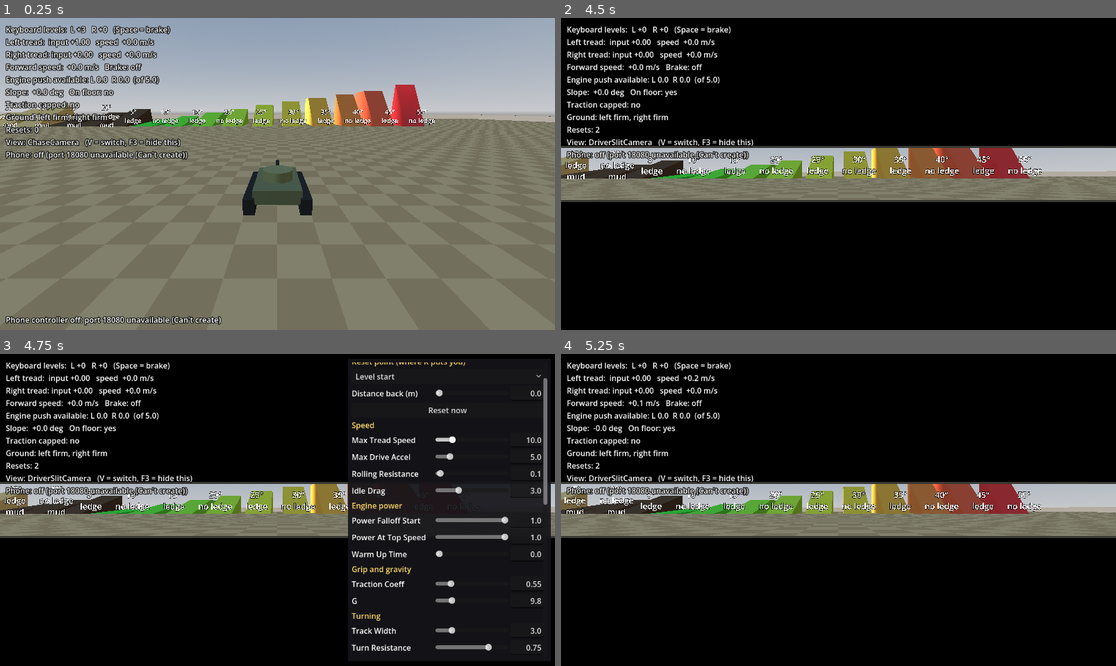
Above: before the commit, frames 1-4 (two rows, left to right).
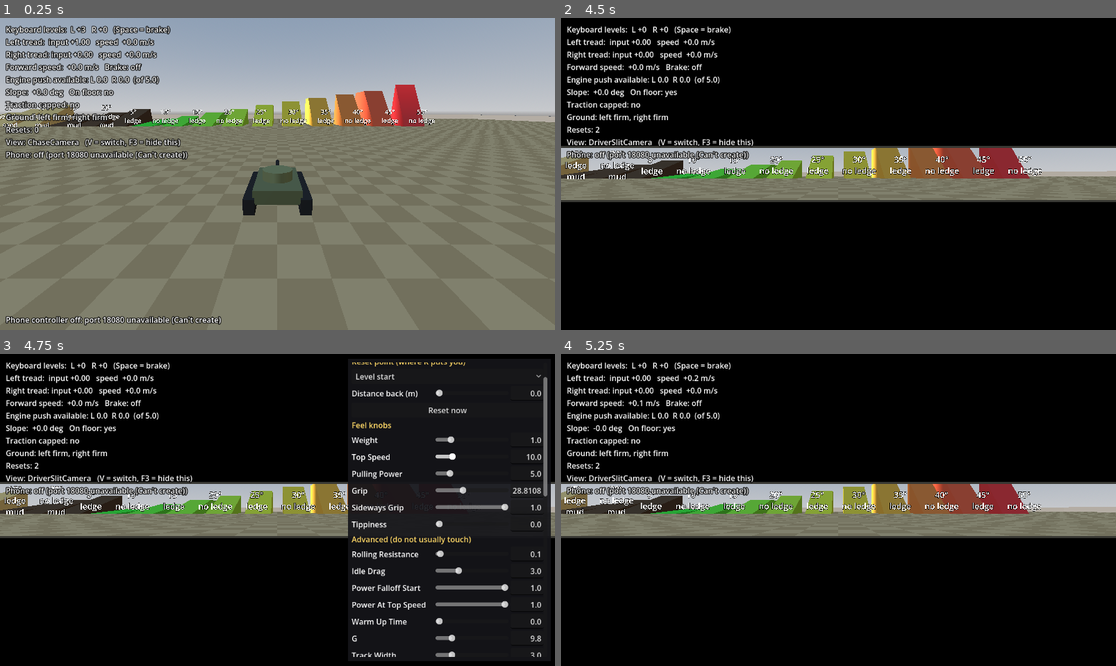
Above: after the commit, the same moments.

Repository: Kickpunch3r/tank-game
Game: Godot game, scene res://tests/test_runner.tscn
The game is run twice, just before and just after one commit, with the same random seed, the same clock (stepped at 60 frames per second) and the same inputs. This scene is started directly instead of the project's main scene.
Inputs (mouse positions are in pixels of both pictures, inside the frame that each line leads up to):
- Up to frame 1 (0.25 s): no input
- Up to frame 2 (4.5 s): move the mouse to (960, 158) at 0.52 s; hold Down (driver_right_back) 0.53-1.25 s; hold Space (driver_all_stop) 0.53-1.25 s; click (960, 158) at 0.67 s; drag from (727, 189) to (810, 236) at 1.27 s; move the mouse to (894, 105) at 2.02 s; hold Down (driver_right_back) 2.03-2.75 s; hold V (view_toggle) 2.03-2.75 s; drag from (810, 236) to (672, 127) at 2.77 s; move the mouse to (1005, 220) at 3.52 s; hold S (driver_left_back) 3.53-4.25 s; hold Space (driver_all_stop) 3.53-4.25 s; drag from (672, 127) to (755, 96) at 4.27 s
- Up to frame 3 (4.75 s): no input
- Up to frame 4 (5.25 s): click "Reset to saved" at 5 s

Frames 1-2 are identical in both runs. In frame 3, 4.3% of the frame differs, in the area x 63-99%, y 7-98%; in frame 4, nothing differs.

Commit message:
Kinematic tuning milestone 1: six feel knobs
TankTuning now starts with the six feel knobs (weight, top_speed,
pulling_power, grip in degrees, sideways_grip, tippiness); every other
value moves to an "Advanced" group unchanged. top_speed, pulling_power /
weight and tan(grip) replace max_tread_speed, max_drive_accel and
traction_coeff, whose old names still work in code.

New TankFeel resource (six knobs only) for presets shared by both tanks.
The Tab panel takes its tank rows from TankTuning.panel_settings() and
can rebuild itself from the current values.

Default parity: the full test report is identical to main.
138 of 138 checks pass.

Co-Authored-By: Claude Opus 5.5 <noreply@anthropic.com>
Claude-Session: https://claude.ai/code/session_01Pm55gMUn29kyQtMtoJuZst

Diff:
--- /dev/null
+++ b/scripts/tank_feel.gd
@@ -0,0 +1,66 @@
+class_name TankFeel
+extends Resource
+## A feel preset: just the six feel knobs, with no tank-specific values.
+## The same preset file works for the kinematic tank (TankTuning) and the
+## physics tank, so "heavy" means the same thing in both.
+##
+## Applying a preset copies these six values onto a tank's tuning (in memory
+## only, like the Tab panel). Everything else in that tuning stays as it was.
+
+## The six knobs, by name. Every tank tuning resource has a value with each
+## of these names, meaning the same thing.
+const KNOB_NAMES: Array[StringName] = [
+	&"weight", &"top_speed", &"pulling_power", &"grip", &"sideways_grip", &"tippiness",
+]
+
+## Name shown in the HUD, e.g. "Heavy".
+@export var display_name: String = ""
+
+## How heavy the tank feels. 1 = the normal tank, 2 = twice as heavy.
+@export_range(0.1, 10.0, 0.05, "or_greater") var weight: float = 1.0
+
+## Top speed of each tread, in metres per second (10 m/s is 36 km/h).
+@export_range(0.0, 50.0, 0.5, "or_greater") var top_speed: float = 10.0
+
+## How hard the treads push, in metres per second per second for a tank of
+## weight 1 (a heavier tank speeds up and brakes more slowly).
+@export_range(0.0, 30.0, 0.1, "or_greater") var pulling_power: float = 5.0
+
+## The steepest slope the treads can hold, in degrees.
+@export_range(0.0, 80.0, 0.01) var grip: float = 28.8108
+
+## How much the tank resists sliding sideways in turns: 1 = not at all
+## (rails), lower = more drift.
+@export_range(0.0, 1.0, 0.01) var sideways_grip: float = 1.0
+
+## How tippy the tank is, from 0 (rigid, stable) to 1 (very swaying).
+@export_range(0.0, 1.0, 0.01) var tippiness: float = 0.0
+
+
+## Copy the six knobs onto a tank's tuning resource.
+func apply_to(tuning: Resource) -> void:
+	for knob: StringName in KNOB_NAMES:
+		tuning.set(knob, get(knob))
+
+
+## How fast a sideways slide fades away, in "per second" (higher = shorter
+## slide), for a sideways_grip value. Shared by both tanks so the knob reads
+## the same. 1 = no slide at all (INF).
+static func slide_decay_rate(sideways_grip_value: float, decay_scale: float) -> float:
+	if sideways_grip_value >= 1.0:
+		return INF
+	var grip_fraction: float = clampf(sideways_grip_value, 0.0, 1.0)
+	# 0.5 -> decay_scale; towards 1 -> very fast; towards 0 -> only the floor.
+	return SLIDE_DECAY_FLOOR + decay_scale * grip_fraction / (1.0 - grip_fraction)
+
+
+## Even with sideways_grip at 0, a slide fades at least this fast (per second),
+## so the tank never drifts forever.
+const SLIDE_DECAY_FLOOR: float = 0.3
+
+
+## One row for the Tab panel (see TankTuning.panel_settings()).
+static func panel_row(group: String, property: StringName, slider_min: float, slider_max: float,
+		step: float, hard_min: float = 0.0, hard_max: float = INF) -> Dictionary:
+	return {"group": group, "property": property, "min": slider_min, "max": slider_max,
+			"step": step, "hard_min": hard_min, "hard_max": hard_max}
--- a/scripts/tank_tread.gd
+++ b/scripts/tank_tread.gd
@@ -5,7 +5,7 @@
 ##
 ## Each physics frame the tread is in one of three states:
 ## - Braking (brake held): pushes against its motion to stop and hold still,
-##   even on slopes, as hard as max_drive_accel and its grip allow.
+##   even on slopes, as hard as max_drive_accel (pulling_power / weight) and its grip allow.
 ## - Idling (lever at 0): the engine doesn't push, and the tread is held back
 ##   by idle_drag (plus rolling resistance and terrain drag), so it slows by
 ##   itself. Slopes steeper than the drag can resist still pull it.
@@ -33,13 +33,13 @@
 ## the tank is turning (1 = driving straight; see Tank, turn scrub).
 func update(input: float, slope: float, tuning: TankTuning, delta: float,
 		terrain: TerrainType = null, braking: bool = false, turn_hold: float = 1.0) -> void:
-	var grip: float = 1.0
+	var terrain_grip: float = 1.0
 	var drag: float = 0.0
-	var top_speed: float = 1.0
+	var terrain_top_speed: float = 1.0
 	if terrain != null:
-		grip = terrain.grip
+		terrain_grip = terrain.grip
 		drag = terrain.drag
-		top_speed = terrain.top_speed
+		terrain_top_speed = terrain.top_speed
 
 	# Gravity pulls the tread back down the slope.
 	var gravity_accel: float = -tuning.g * sin(slope)
@@ -47,7 +47,7 @@
 	traction_capped = false
 
 	if braking or input != 0.0:
-		var target_speed: float = 0.0 if braking else input * tuning.max_tread_speed * top_speed * turn_hold
+		var target_speed: float = 0.0 if braking else input * tuning.top_speed * terrain_top_speed * turn_hold
 		# The push needed to reach the target speed this frame, including
 		# holding against gravity (so the brake holds the tank on slopes).
 		var wanted_accel: float = (target_speed - speed) / delta - gravity_accel
@@ -62,7 +62,9 @@
 			drive_accel = _apply_warm_up(drive_accel, input, tuning, delta)
 
 		# Grip cap: on steeper ground the treads press down less, so they grip less.
-		var grip_limit: float = tuning.traction_coeff * grip * tuning.g * cos(slope)
+		# traction_coeff is tan(grip angle), so the cap equals gravity's pull
+		# exactly on a slope as steep as the grip angle.
+		var grip_limit: float = tuning.traction_coeff * terrain_grip * tuning.g * cos(slope)
 		traction_capped = absf(drive_accel) > grip_limit
 		if traction_capped:
 			drive_accel = signf(drive_accel) * grip_limit
@@ -103,9 +105,9 @@
 ## Full up to power_falloff_start of top speed, then fading in a straight line
 ## to power_at_top_speed at top speed.
 static func engine_pull(current_speed: float, tuning: TankTuning) -> float:
-	if tuning.power_falloff_start >= 1.0 or tuning.max_tread_speed <= 0.0:
+	if tuning.power_falloff_start >= 1.0 or tuning.top_speed <= 0.0:
 		return 1.0
-	var fraction_of_top: float = current_speed / tuning.max_tread_speed
+	var fraction_of_top: float = current_speed / tuning.top_speed
 	if fraction_of_top <= tuning.power_falloff_start:
 		return 1.0
 	var fade: float = (fraction_of_top - tuning.power_falloff_start) / (1.0 - tuning.power_falloff_start)
--- a/scripts/tank_tuning.gd
+++ b/scripts/tank_tuning.gd
@@ -1,36 +1,63 @@
 class_name TankTuning
 extends Resource
-## Every number that changes how the tank drives, in one place.
+## Every number that changes how the kinematic tank drives, in one place.
 ## Edit them by clicking tuning/tank_tuning.tres and changing values in the Inspector.
 ##
-## How slopes come out of these numbers: the tank can only hold a slope if its
-## grip (traction_coeff) is at least tan(slope angle). With traction_coeff 0.55
-## that limit is about 29 degrees. Steeper than that, it can only climb by
-## arriving fast and coasting up before gravity stops it.
-
-@export_group("Speed")
+## The first six are the feel knobs: the ones you are expected to change. They
+## have the same names and meanings as the physics tank's, and the presets in
+## tuning/presets/ set just these six. Everything under "Advanced" was tuned
+## once and usually stays as it is.
+##
+## How slopes come out of these numbers: the tank can only hold a slope up to
+## its `grip` angle (28.8 degrees by default). Steeper than that, it can only
+## climb by arriving fast and coasting up before gravity stops it.
+
+@export_group("Feel knobs")
+## How heavy the tank feels. 1 = the normal tank, 2 = twice as heavy.
+## Heavier = slower to speed up, brake and turn, coasts further when idling,
+## and the hull picture follows the ground more lazily.
+@export_range(0.1, 10.0, 0.05, "or_greater") var weight: float = 1.0
+
 ## Top speed of each tread, in metres per second (10 m/s is 36 km/h).
-@export var max_tread_speed: float = 10.0
-
-## The hardest each tread's engine can push, in metres per second, per second.
-## Higher = quicker to speed up and better at climbing, until grip runs out.
-@export var max_drive_accel: float = 5.0
-
+## Also sets how far a run-up carries the tank up a steep slope.
+@export_range(0.0, 50.0, 0.5, "or_greater") var top_speed: float = 10.0
+
+## How hard the treads push, in metres per second per second, for a tank of
+## weight 1. The real push is pulling_power / weight. It is also the brake's
+## strength. Higher = quicker take-off and better climbing, until grip runs out.
+@export_range(0.0, 30.0, 0.1, "or_greater") var pulling_power: float = 5.0
+
+## The steepest slope the treads can hold, in degrees. Below it the tank can
+## stop and hold (with the brake) and, with enough pulling power, climb from a
+## standstill. Above it, only a run-up gets it up. 28.8 is the original grip.
+@export_range(0.0, 80.0, 0.01) var grip: float = 28.8108
+
+## How much the tank resists sliding sideways when turning at speed.
+## 1 = no slide at all (on rails). Lower = part of the speed carries on in the
+## old direction and fades away: 0.5 a short drift, 0.2 a long one.
+@export_range(0.0, 1.0, 0.01) var sideways_grip: float = 1.0
+
+## How much the hull picture sways, from 0 (rigid) to 1 (very swaying): it
+## rocks back when speeding up, dips forward when braking and leans out in
+## turns. Looks only: it never changes where the tank goes or the cameras.
+@export_range(0.0, 1.0, 0.01) var tippiness: float = 0.0
+
+@export_group("Advanced (do not usually touch)")
 ## Speed each tread loses to friction, in metres per second, per second.
 ## Small. It only matters when nothing else is slowing the tank.
 @export var rolling_resistance: float = 0.1
 
 ## How hard a tread at level 0 resists rolling, in metres per second lost
-## each second: the idling engine and gearbox hold it back. So with one lever
-## at 0 the tank swings round that tread, and with both at 0 it comes to a
-## stop by itself (3 = about 3.3 s from 10 m/s). Unlike the brake, it can't
-## hold the tank on slopes steeper than about atan(idle_drag / g) (18° at 3).
+## each second, for a tank of weight 1 (the real drag is idle_drag / weight):
+## the idling engine and gearbox hold it back. So with one lever at 0 the tank
+## swings round that tread, and with both at 0 it comes to a stop by itself
+## (3 = about 3.3 s from 10 m/s). Unlike the brake, it can't hold the tank on
+## slopes steeper than about atan(idle_drag / g) (18° at 3).
 @export var idle_drag: float = 3.0
 
-@export_group("Engine power")
 ## Where the engine starts to run out of pull, as a fraction of top speed.
-## Below this speed the treads push at full strength (max_drive_accel); above
-## it the push fades toward power_at_top_speed. 1 = never fades (no limit).
+## Below this speed the treads push at full strength; above it the push fades
+## toward power_at_top_speed. 1 = never fades (no limit).
 ## Example: 0.5 = full pull up to 5 m/s, then weaker. Only affects speeding up,
 ## never braking, and slow climbing below this speed is unchanged.
 @export_range(0.0, 1.0) var power_falloff_start: float = 1.0
@@ -47,22 +74,16 @@
 ## Braking is never delayed.
 @export var warm_up_time: float = 0.0
 
-@export_group("Grip and gravity")
-## How well the treads grip the ground. 0 = ice, 1 = very grippy.
-## The tank's push is capped at traction_coeff x g x cos(slope), so grip also
-## sets the steepest slope the tank can sit on without sliding back.
-@export var traction_coeff: float = 0.55
-
 ## Gravity, in metres per second, per second. Earth is 9.8.
 @export var g: float = 9.8
 
-@export_group("Turning")
 ## Distance between the two treads, in metres. Wider = turns more slowly
 ## for the same difference in tread speed.
 @export var track_width: float = 3.0
 
-## How much turning is held back, from 0 (turns freely) to 1 (cannot turn).
-## Raise it to make spinning in place feel heavier.
+## How much turning is held back, from 0 (turns freely) to 1 (cannot turn),
+## for a tank of weight 1. A heavier tank turns more slowly still: what is
+## left is divided by weight.
 @export_range(0.0, 1.0) var turn_resistance: float = 0.75
 
 ## How much turning holds the tank back: the treads scrape sideways over the
@@ -73,7 +94,10 @@
 ## spinning on the spot is slow and heavy.
 @export var turn_scrub: float = 2.0
 
-@export_group("Air and landing")
+## How quickly a sideways slide fades at sideways_grip 0.5, per second.
+## Other sideways_grip values are worked out from it (see TankFeel).
+@export var slide_decay_scale: float = 3.0
+
 ## Gravity in the air, as a multiple of g. Only affects jumps and falls, not
 ## slopes. Below 1 = more hang time and floatier jumps; above 1 = heavier.
 @export_range(0.1, 3.0) var air_gravity_scale: float = 1.0
@@ -88,7 +112,94 @@
 ## proportionally less.
 @export_range(0.0, 1.0) var landing_speed_loss: float = 0.0
 
-@export_group("Looks")
-## How quickly the hull tilts to match the ground. Higher = snappier,
-## lower = smoother and floatier. Only affects the picture, not the driving.
+## How quickly the hull tilts to match the ground, for a tank of weight 1
+## (divided by weight). Higher = snappier, lower = smoother and floatier.
+## Only affects the picture, not the driving.
 @export var tilt_smoothing: float = 8.0
+
+## How far the hull sways at tippiness 1, in degrees per (metre per second
+## per second) of speeding up, braking or turning. Looks only.
+@export var sway_degrees_per_accel: float = 1.5
+
+
+# --- Worked out from the knobs (read-only in practice) ---------------------
+# The older names below are kept so code and notes that use them still work.
+# Setting one sets the knob it comes from.
+
+## Top speed of each tread (the top_speed knob).
+var max_tread_speed: float:
+	get:
+		return top_speed
+	set(value):
+		top_speed = value
+
+## The hardest each tread can push (and brake), in m/s per second:
+## pulling_power / weight.
+var max_drive_accel: float:
+	get:
+		return pulling_power / maxf(weight, 0.01)
+	set(value):
+		pulling_power = value * weight
+
+## Grip as a friction number: tan(grip angle). 0.55 = about 28.8 degrees.
+var traction_coeff: float:
+	get:
+		return tan(deg_to_rad(clampf(grip, 0.0, 89.0)))
+	set(value):
+		grip = rad_to_deg(atan(value))
+
+
+## Drag on a tread at level 0, after weight: idle_drag / weight.
+func effective_idle_drag() -> float:
+	return idle_drag / maxf(weight, 0.01)
+
+
+## What is left of the turn after turn resistance and weight (1 = turns freely).
+func turn_factor() -> float:
+	return (1.0 - turn_resistance) / maxf(weight, 0.01)
+
+
+## How quickly the hull picture follows the ground, after weight.
+func effective_tilt_smoothing() -> float:
+	return tilt_smoothing / maxf(weight, 0.01)
+
+
+## How fast a sideways slide fades, per second (INF = no slide).
+func slide_decay_rate() -> float:
+	return TankFeel.slide_decay_rate(sideways_grip, slide_decay_scale)
+
+
+## The rows the Tab panel shows for this tuning, knobs first. Each row: group
+## heading, value name, slider range and step (a comfortable dragging range:
+## typed values can go past it), then hard limits only where the maths breaks.
+func panel_settings() -> Array[Dictionary]:
+	var knobs: String = "Feel knobs"
+	var advanced: String = "Advanced (do not usually touch)"
+	return [
+		# Weight divides things, so it can't be 0.
+		TankFeel.panel_row(knobs, &"weight", 0.1, 5.0, 0.05, 0.1),
+		TankFeel.panel_row(knobs, &"top_speed", 0.0, 50.0, 0.5, 0.1),
+		TankFeel.panel_row(knobs, &"pulling_power", 0.0, 30.0, 0.1),
+		# tan() of the angle: 90 degrees would be infinite grip.
+		TankFeel.panel_row(knobs, &"grip", 0.0, 80.0, 0.5, 0.0, 89.0),
+		TankFeel.panel_row(knobs, &"sideways_grip", 0.0, 1.0, 0.01, 0.0, 1.0),
+		TankFeel.panel_row(knobs, &"tippiness", 0.0, 1.0, 0.01),
+		TankFeel.panel_row(advanced, &"rolling_resistance", 0.0, 5.0, 0.05),
+		TankFeel.panel_row(advanced, &"idle_drag", 0.0, 10.0, 0.1),
+		# Fractions of top speed / of full pull: only 0 to 1 make sense.
+		TankFeel.panel_row(advanced, &"power_falloff_start", 0.0, 1.0, 0.05, 0.0, 1.0),
+		TankFeel.panel_row(advanced, &"power_at_top_speed", 0.0, 1.0, 0.05, 0.0, 1.0),
+		TankFeel.panel_row(advanced, &"warm_up_time", 0.0, 2.0, 0.05),
+		TankFeel.panel_row(advanced, &"g", 0.0, 50.0, 0.1),
+		TankFeel.panel_row(advanced, &"track_width", 0.1, 15.0, 0.1, 0.1),
+		# Above 1 the tank would turn the wrong way.
+		TankFeel.panel_row(advanced, &"turn_resistance", 0.0, 1.0, 0.01, 0.0, 1.0),
+		TankFeel.panel_row(advanced, &"turn_scrub", 0.0, 6.0, 0.1),
+		TankFeel.panel_row(advanced, &"slide_decay_scale", 0.0, 20.0, 0.1),
+		TankFeel.panel_row(advanced, &"air_gravity_scale", 0.0, 5.0, 0.05),
+		TankFeel.panel_row(advanced, &"nose_dip", 0.0, 2.0, 0.05),
+		# Above 1 a landing would reverse the treads.
+		TankFeel.panel_row(advanced, &"landing_speed_loss", 0.0, 1.0, 0.05, 0.0, 1.0),
+		TankFeel.panel_row(advanced, &"tilt_smoothing", 0.0, 60.0, 0.5),
+		TankFeel.panel_row(advanced, &"sway_degrees_per_accel", 0.0, 10.0, 0.1),
+	]
--- a/scripts/terrain_type.gd
+++ b/scripts/terrain_type.gd
@@ -10,7 +10,8 @@
 ## Colour of the ground patch (until there is real art).
 @export var colour: Color = Color(0.5, 0.5, 0.5)
 
-## Grip, as a multiple of the tank's traction_coeff. Below 1 = slippier:
+## Grip, as a multiple of the tank's grip (multiplies tan of the tank's grip
+## angle, its traction_coeff; e.g. 0.7 on a 28.8° tank = about 21°). Below 1 = slippier:
 ## steeper slopes can't be held or climbed, and pushing hard spins the tread.
 @export_range(0.0, 2.0) var grip: float = 1.0
 
@@ -18,7 +19,8 @@
 ## High = the tread bogs down: hard to keep speed, stops quickly when let go.
 @export_range(0.0, 10.0) var drag: float = 0.0
 
-## Top speed on this ground, as a multiple of the tank's max_tread_speed.
+## Top speed on this ground, as a MULTIPLE of the tank's top_speed knob
+## (which is in metres per second): 0.5 = half the tank's top speed.
 @export_range(0.1, 1.5) var top_speed: float = 1.0
 
 ## How far the tank sinks into this ground, in metres. Only the picture
--- a/scripts/tuning_panel.gd
+++ b/scripts/tuning_panel.gd
@@ -34,6 +34,9 @@
 var _distance_slider: HSlider
 var _distance_field: LineEdit
 var _copy_button: Button
+var _panel: PanelContainer
+# Value at the start of the game, by target and property (see _saved_key).
+var _saved_values: Dictionary = {}
 
 
 func _ready() -> void:
@@ -41,6 +44,31 @@
 	visible = false
 	_define_settings()
 	_build_panel()
+
+
+## Build the panel again from the current values, e.g. after a preset switch
+## or after changing tank. Keeps it open or closed, scrolled and with the same
+## reset point.
+func rebuild() -> void:
+	_stop_typing()
+	var scroll_position: int = 0
+	var scrolls: Array[Node] = _panel.find_children("*", "ScrollContainer", true, false)
+	if not scrolls.is_empty():
+		scroll_position = (scrolls[0] as ScrollContainer).scroll_vertical
+	var ramp_item: int = _ramp_choice.selected
+	var distance: float = _distance_slider.value
+	remove_child(_panel)
+	_panel.queue_free()
+	_sliders.clear()
+	_value_fields.clear()
+	_reset_choices.clear()
+	_define_settings()
+	_build_panel()
+	_ramp_choice.select(ramp_item)
+	_distance_slider.set_value_no_signal(distance)
+	_apply_reset_point()
+	var new_scroll := _panel.find_children("*", "ScrollContainer", true, false)[0] as ScrollContainer
+	new_scroll.set_deferred(&"scroll_vertical", scroll_position)
 
 
 ## Runs before the panel's own controls see the event, so Tab always opens and
@@ -70,29 +98,13 @@
 # --- What can be changed ---------------------------------------------------
 
 func _define_settings() -> void:
-	var tuning: TankTuning = tank.tuning
+	_settings.clear()
+	# The tank's own tuning lists its rows (feel knobs first, then advanced).
+	for row: Dictionary in tank.tuning.panel_settings():
+		_add_setting(row.group, tank.tuning, row.property, row.min, row.max, row.step, row.hard_min, row.hard_max)
 	var slit: DriverSlitCamera = tank.get_node(^"Visual/Hull/DriverSlitCamera")
 	# Slider range first (just a comfortable dragging range: typed values can
 	# go past it), then hard limits only where other values break the maths.
-	_add_setting("Speed", tuning, &"max_tread_speed", 0.0, 50.0, 0.5, 0.1)
-	_add_setting("Speed", tuning, &"max_drive_accel", 0.0, 30.0, 0.1)
-	_add_setting("Speed", tuning, &"rolling_resistance", 0.0, 5.0, 0.05)
-	_add_setting("Speed", tuning, &"idle_drag", 0.0, 10.0, 0.1)
-	# Fractions of top speed / of full pull: only 0 to 1 make sense.
-	_add_setting("Engine power", tuning, &"power_falloff_start", 0.0, 1.0, 0.05, 0.0, 1.0)
-	_add_setting("Engine power", tuning, &"power_at_top_speed", 0.0, 1.0, 0.05, 0.0, 1.0)
-	_add_setting("Engine power", tuning, &"warm_up_time", 0.0, 2.0, 0.05)
-	_add_setting("Grip and gravity", tuning, &"traction_coeff", 0.0, 3.0, 0.01)
-	_add_setting("Grip and gravity", tuning, &"g", 0.0, 50.0, 0.1)
-	_add_setting("Turning", tuning, &"track_width", 0.1, 15.0, 0.1, 0.1)
-	# Above 1 the tank would turn the wrong way.
-	_add_setting("Turning", tuning, &"turn_resistance", 0.0, 1.0, 0.01, 0.0, 1.0)
-	_add_setting("Turning", tuning, &"turn_scrub", 0.0, 6.0, 0.1)
-	_add_setting("Air and landing", tuning, &"air_gravity_scale", 0.0, 5.0, 0.05)
-	_add_setting("Air and landing", tuning, &"nose_dip", 0.0, 2.0, 0.05)
-	# Above 1 a landing would reverse the treads.
-	_add_setting("Air and landing", tuning, &"landing_speed_loss", 0.0, 1.0, 0.05, 0.0, 1.0)
-	_add_setting("Air and landing", tuning, &"tilt_smoothing", 0.0, 60.0, 0.5)
 	_add_setting("Chase camera", chase_camera, &"follow_distance", 0.0, 100.0, 0.5)
 	_add_setting("Chase camera", chase_camera, &"follow_height", -10.0, 60.0, 0.5, -INF)
 	_add_setting("Chase camera", chase_camera, &"look_height", -10.0, 20.0, 0.1, -INF)
@@ -137,6 +149,11 @@
 		slider_min: float, slider_max: float, step: float,
 		hard_min: float = 0.0, hard_max: float = INF) -> void:
 	var value: float = target.get(property)
+	# "Reset to saved" goes back to the value at the very start, even after
+	# the panel was rebuilt (e.g. after a preset switch).
+	var key: String = _saved_key(target, property)
+	if not _saved_values.has(key):
+		_saved_values[key] = value
 	_settings.append({
 		"group": group,
 		"target": target,
@@ -147,14 +164,19 @@
 		"step": step,
 		"hard_min": hard_min,
 		"hard_max": hard_max,
-		"saved": value,
+		"saved": _saved_values[key],
 	})
+
+
+func _saved_key(target: Object, property: StringName) -> String:
+	return "%d/%s" % [target.get_instance_id(), property]
 
 
 # --- Building the panel ----------------------------------------------------
 
 func _build_panel() -> void:
 	var panel := PanelContainer.new()
+	_panel = panel
 	panel.name = "Panel"
 	panel.anchor_left = 1.0
 	panel.anchor_right = 1.0
@@ -366,7 +388,8 @@
 
 func _place_name(target: Object) -> String:
 	if target is TankTuning:
-		return "tuning/tank_tuning.tres"
+		var path: String = (target as Resource).resource_path
+		return path.trim_prefix("res://") if not path.is_empty() else "tuning/tank_tuning.tres"
 	if target is ChaseCamera:
 		return "ChaseCamera node in scenes/test_course.tscn"
 	if target is DriverSlitCamera:
--- a/tests/panel_tests.gd
+++ b/tests/panel_tests.gd
@@ -28,7 +28,7 @@
 	await _tap_key(KEY_TAB)
 	report.check("Tab again closes it", not panel.visible)
 
-	panel.set_setting(&"max_tread_speed", 15.0)
+	panel.set_setting(&"top_speed", 15.0)
 	report.check("Moving a slider changes the tank's tuning", is_equal_approx(tank.tuning.max_tread_speed, 15.0))
 	var slit: DriverSlitCamera = tank.get_node(^"Visual/Hull/DriverSlitCamera")
 	panel.set_setting(&"slit_height", 0.3)
@@ -38,7 +38,7 @@
 			"mask top ends at %.2f of the screen" % mask_top.anchor_bottom)
 	var text: String = panel.values_text()
 	report.check("Copy values text lists current numbers and where they go",
-			text.contains("# tuning/tank_tuning.tres") and text.contains("max_tread_speed = 15")
+			text.contains("# tuning/tank_tuning.tres") and text.contains("top_speed = 15")
 			and text.contains("slit_height = 0.3"))
 	panel._on_reset_to_saved_pressed()
 	report.check("Reset to saved puts values back",
@@ -69,7 +69,7 @@
 func _wheel_and_typing_tests(panel: TuningPanel, tank: Tank) -> void:
 	panel.visible = true
 	await runner.wait_physics_frames(2)
-	var controls: Dictionary = panel.controls_for(&"max_tread_speed")
+	var controls: Dictionary = panel.controls_for(&"top_speed")
 	var slider: HSlider = controls.slider
 	var field: LineEdit = controls.field
 	var scroll: ScrollContainer = panel.find_children("*", "ScrollContainer", true, false)[0]
--- a/tuning/tank_tuning.tres
+++ b/tuning/tank_tuning.tres
@@ -4,10 +4,13 @@
 
 [resource]
 script = ExtResource("1_tuning")
-max_tread_speed = 10.0
-max_drive_accel = 5.0
+weight = 1.0
+top_speed = 10.0
+pulling_power = 5.0
+grip = 28.8108
+sideways_grip = 1.0
+tippiness = 0.0
 rolling_resistance = 0.1
-traction_coeff = 0.55
 g = 9.8
 track_width = 3.0
 turn_resistance = 0.75
Not shown, added: scripts/tank_feel.gd.uid
Not shown, added: docs/kinematic_tuning_design.md
